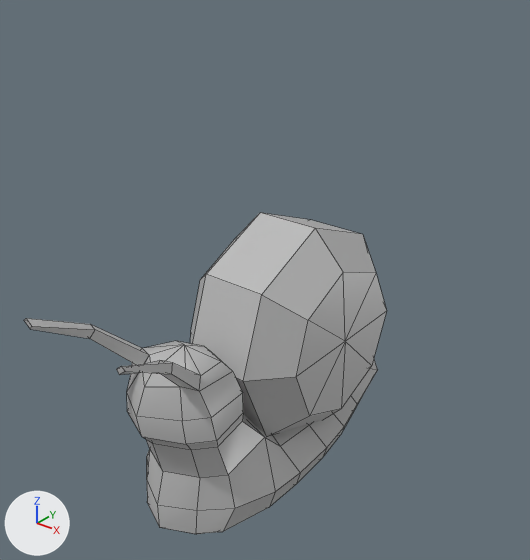
An edit to the FBX model SnailBoarder/Assets/Art/Animations/SnailAnimations/A_RailGrind_Snail.fbx, drawn before and after from the same camera.
The view is the same before and after, from a camera (50 mm lens) standing at (0.0607, -0.0789, 0.0955) and looking at (0.0007, -0.0039, 0.049). The lights are fixed; the arrows at lower left show +X, +Y and +Z. Mesh edges are drawn as thin lines. Where no turn or scale is listed for an object, it has been applied to the vertices.

The first picture shows 'Mesh_PlayerSnail'.
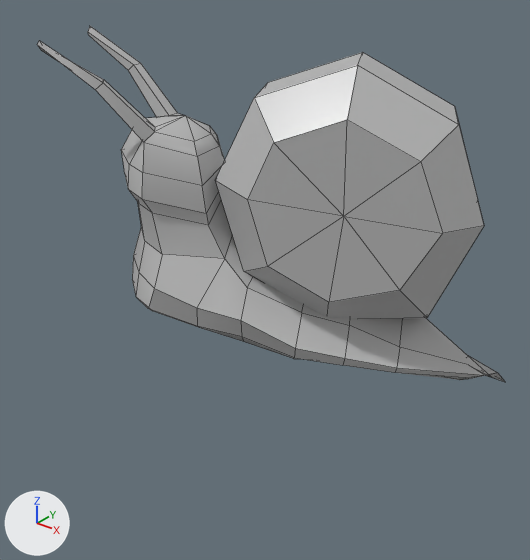
Boxes (x1, y1, x2, y2) around the edits, measured in the pictures (530 x 560 px; the box of a moved part takes in the faces that stretch with it):
'Mesh_PlayerSnail', reshaped, moved (29% wider, 11% taller): before (24, 213, 387, 534); after (37, 26, 505, 382)
part 1 of me_mesh, moved or reshaped: before (190, 213, 387, 436); after (215, 52, 484, 319)
part 2 of me_mesh, moved or reshaped: before (24, 318, 378, 534); after (37, 26, 505, 382)

The edits, one by one:
me_mesh is used by ob_mesh_playersnail; location (0.0, 0.0, 0.0).
me_mesh had 174 vertices, 182 faces and spanned x -0.0107..0.0107, y -0.0373..0.031, z 0.0174..0.0563.
me_mesh now has 174 vertices, 182 faces and spans x -0.0291..0.0311, y -0.0193..0.0218, z 0.0157..0.0644.
me_mesh part 1: the loose piece of 34 vertices spanning x -0.0101..0.0101, y -0.0141..0.0216, z 0.0208..0.0563 is multiplied about its middle by the matrix ((0.476, 0.874, 0.099), (-0.879, 0.473, 0.054), (0.0, -0.113, 0.994)), then moved by (0.0095, 0.0033, 0.0057).
me_mesh part 2: 140 of 174 vertices moved; they spanned x -0.0107..0.0107, y -0.0373..0.031, z 0.0174..0.054 and now span x -0.0291..0.0311, y -0.0193..0.0199, z 0.0157..0.0644; mean shift (-0.0045, 0.0107, 0.0065); largest move (-0.0089, -0.0373, 0.0535) -> (-0.0291, -0.0038, 0.0637).
Object 'Mesh_PlayerSnail' (ob_mesh_playersnail) moves from (0.0, 0.0, 0.0) to (0.0, -0.0032, 0.0181).
